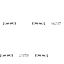
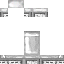
Comparing the layer stacks of the two (64, 64) images. Changes:
renamed "Layer 8" to "bed3", painted on it over [0, 14, 64, 64]
renamed "Layer 3" to "bed2", showed it, painted on it over [0, 12, 64, 64]
renamed "Layer 2" to "bed1", showed it, painted on it over [0, 0, 48, 17]
renamed "Layer 1" to "bed0", showed it, painted on it over [0, 8, 64, 59]
